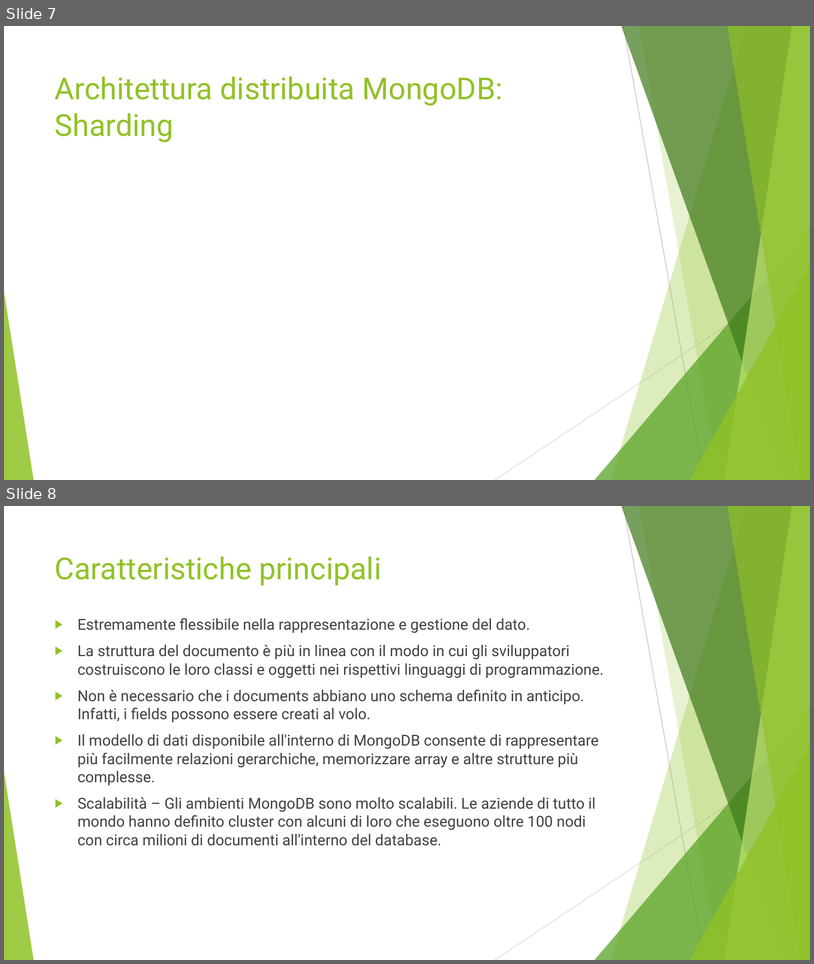
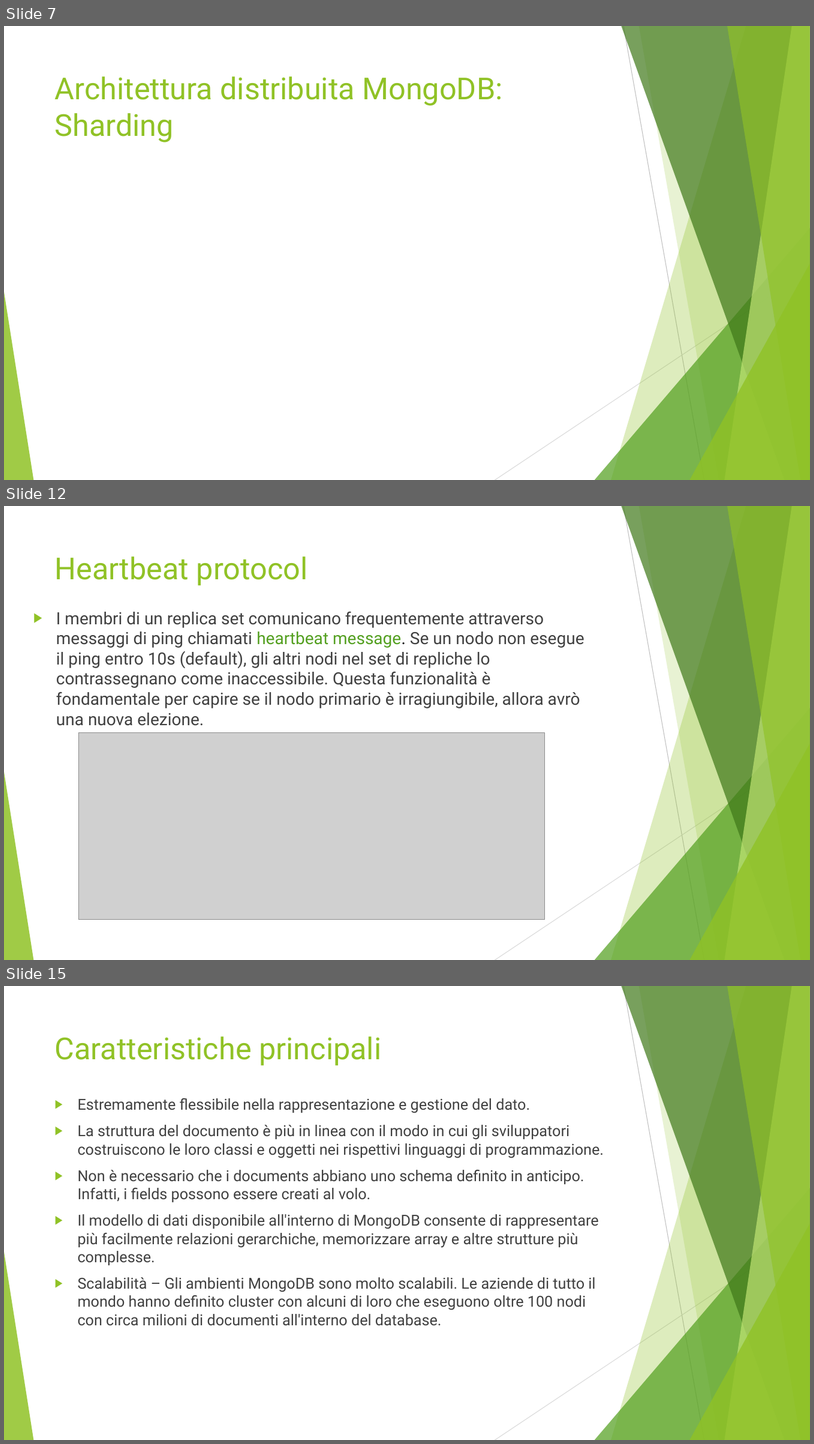
Before and after one commit to Buzzolan/VeronaCardMongoDB, a slide deck: Presentazione_progetto.pptx. Shown one above the other, each under a label of ours: slides 7 and 8 before the commit, slides 7, 12 and 15 after it; the slides between them are not shown. The pictures are 814x964 and 814x1444 pixels, drawn with LibreOffice and Linux fonts; fonts in the diff are those of the drawing; grey boxes stand for pictures. Boxes give left, top, right and bottom in pixels: in the first picture for what was removed or moved away, otherwise in the second. Text is boxed around its words. In the diff, an @@ line names an element or a change of style, - is before the commit and + after.

Commit message:
Parte replica set da terminare

```diff
--- a/Presentazione_progetto.pptx
+++ b/Presentazione_progetto.pptx
@@ slide 12 added at <box>4,506,810,960</box>, background #FFFFFF; not listed: 10 template elements that a slide beside it also shows @@
@@ title added at <box>55,556,308,586</box>, 36 pt, text #90C226 @@
+Heartbeat protocol
@@ text added at <box>56,611,584,708</box>, 20 pt, text #404040 @@
+▶ I membri di un replica set comunicano frequentemente attraverso messaggi di ping chiamati heartbeat message. Se un nodo non esegue il ping entro 10s (default), gli altri nodi nel set di repliche lo contrassegnano come inaccessibile. Questa funzionalità è fondamentale per capire se il nodo primario è irragiungibile, allora avrò una nuova elezione.
@@ picture added at <box>78,733,545,919</box> @@
@@ what was slide 8 is now slide 15 @@
```
Also in this commit, not shown: 6 other slides added, 5 other files.
